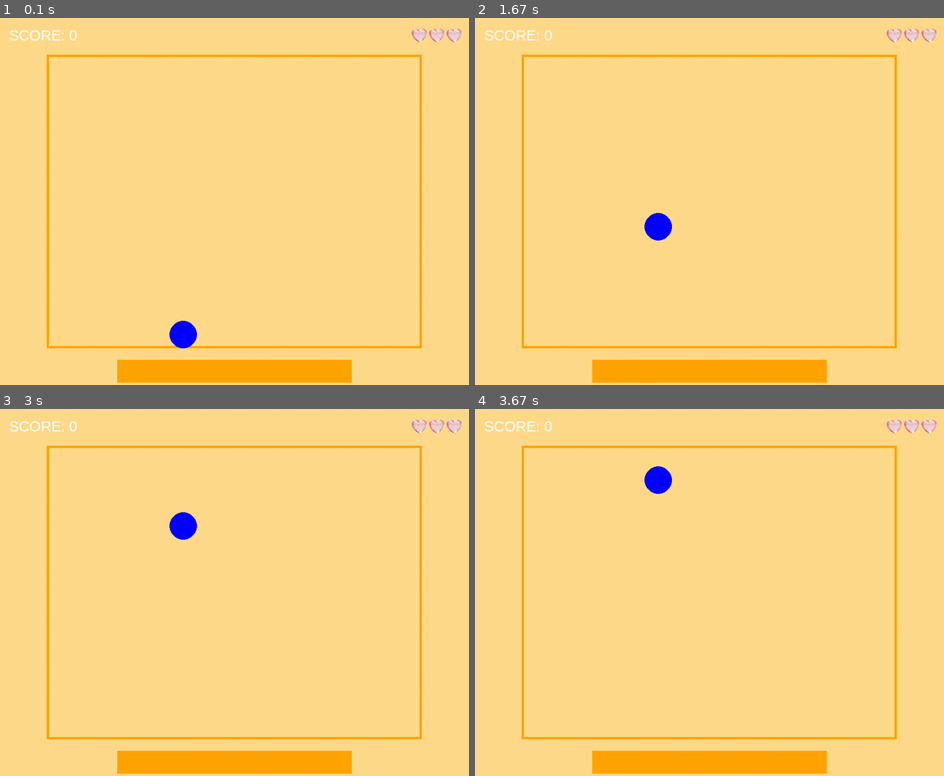
Above: before the commit, frames 1-4 (two rows, left to right).
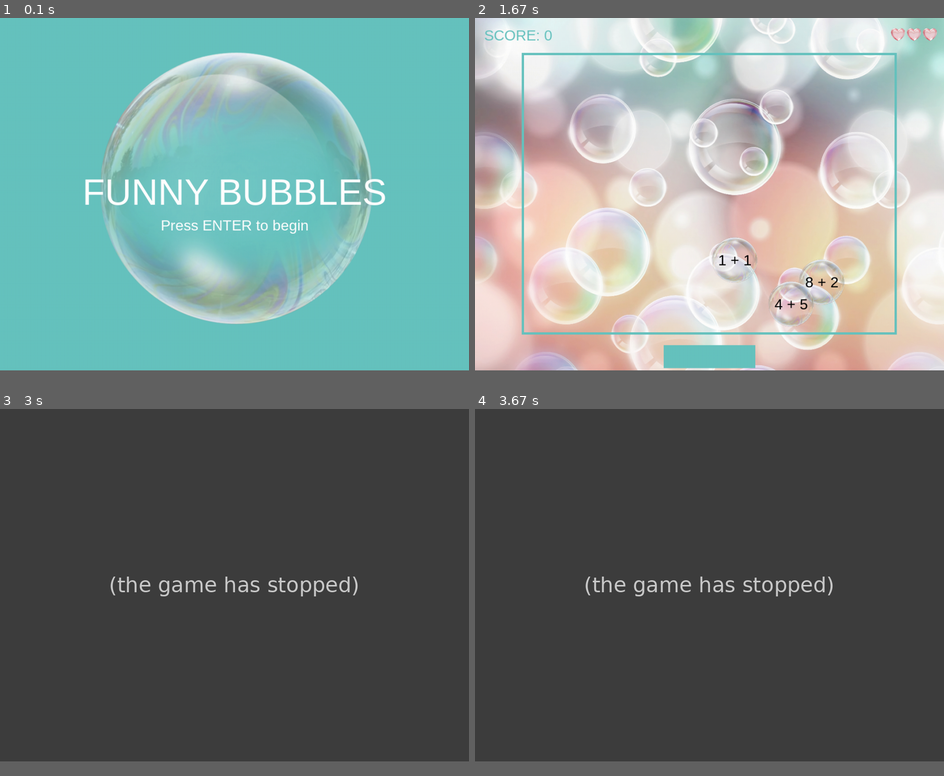
Above: after the commit, the same moments.

Repository: Mariia-fed/Funny-Bubbles
Game: pygame game, started from Pygame.py
Two runs of this game, one before a commit and one after it. Both use one fixed random seed, a clock stepped at 60 frames per second and the inputs below.
Inputs:
- Up to frame 1 (0.1 s): no input
- Up to frame 2 (1.67 s): tap Enter at 0.33 s; hold Backspace 0.67-1.13 s; tap Space at 1.17, 1.5 s
- Up to frame 3 (3 s): tap Enter at 1.83 s
- Up to frame 4 (3.67 s): no input
In our replay, the window is 900x703 before the commit and 900x675 after it. These sizes can differ from the game's own. Grey fills any space a smaller window leaves; there, only what the larger window draws over its background counts as a difference.

The runs differ from the first frame. In frame 1, 98% of the frame differs, in the area x 0-100%, y 0-100%; in frame 2, 98%; in frame 3, 98%; in frame 4, 98%.
Error after the commit: ValueError: invalid literal for int() with base 10: '' (Pygame.py line 102); the game stopped at 1.83 s (later frames are placeholders)

Commit message:
Bubbles pic

Diff:
--- a/Pygame.py
+++ b/Pygame.py
@@ -1,74 +1,47 @@
-import sys
-
+import random
 import pygame
 
 WIDTH = 1024
-HEIGHT = 800
+HEIGHT = 768
 
 STARTING_LIVES = 3
-FPS = 30
-
-LEVEL = 1
-
-PROBLEM_SPEED = 1
-PROBLEM_FREQUENCY = 1
-
-BG_COLOR = (255, 219, 139)
+STARTING_LEVEL = 1
+SCORE_NEW_LIFE = 5000
+
+BUBBLE_SPEED = 4  # На сколько пикселей за сек примеры двигаются
+BUBBLE_FREQUENCY = 10  # Сколько раз за 5 сек появляется пример
+BUBBLE_RADIUS = 50
+
+FPS = 24
+
+BG_COLOR = (142, 235, 232)
+BUBBLE_COLOR1 = (255, 192, 203)
 WHITE = (255, 255, 255)
-ORANGE = (255, 165, 0)
+ORANGE = (102, 195, 192)
 BLACK = (0, 0, 0)
 
-'''Изображение на фон, если нужен фон сплошного цвета - убрать
-window = pygame.display.set_mode((WIDTH, HEIGHT))
-background = pygame.image.load("puziriki.jpg")
-background = pygame.transform.scale(background, (WIDTH, HEIGHT))
-all_sprites = pygame.sprite.Group()'''
-
-HEART_SIZE = 35
+HEART_SIZE = 32
 STARTING_HEART_X = int(WIDTH - HEART_SIZE * 3.6)
 HEART_Y = 20
 
-
-PROMPT_WIDTH = WIDTH // 2
+PROMPT_WIDTH = 200
 PROMPT_HEIGHT = 50
+MAX_PROMPT_LENGTH = 10
+
+TARGET_RECT = pygame.Rect(int(WIDTH * 0.1), int(HEIGHT * 0.1), WIDTH * 0.8, HEIGHT * 0.8)
+print(TARGET_RECT)
 
 
 class Game:
     """Создаем игровое окошко"""
 
     def __init__(self):
-        self.problems = None
-        self.lives = None
-        self.score = None
-        self.prompt = None
-        self.font = None
         self.screen = None
         pygame.init()
         self.set_up_canvas()
         self.running = True
         self.clock = pygame.time.Clock()
-        self.tick = 0
         self.start_new_game()
-        self.bubble = Bubble(self.screen)
-
-    def update_my_screen(self, bubble):
-        for event in pygame.event.get():
-            if event.type == pygame.KEYDOWN:
-                if event.key == pygame.K_RIGHT:
-                    bubble.movie_right = True
-                if event.key == pygame.K_LEFT:
-                    bubble.movie_left = True
-
-            if event.type == pygame.KEYUP:
-                if event.key == pygame.K_RIGHT:
-                    bubble.movie_right = False
-                if event.key == pygame.K_LEFT:
-                    bubble.movie_left = False
-
-        bubble.moving()
-
-    def draw_my_screen(self):
-        self.bubble.draw_on_screen()
 
     def set_up_canvas(self):
         self.screen = pygame.display.set_mode((WIDTH, HEIGHT))
@@ -76,104 +49,149 @@
         icon = pygame.image.load('bubbles.jpg')
         pygame.display.set_icon(icon)
         self.font = pygame.font.SysFont('Arial bolt', 32)
+        self.big_font = pygame.font.SysFont('Arial bolt', 80)
         self.prompt = Prompt()
 
     def start_new_game(self):
         self.score = 0
         self.lives = STARTING_LIVES
         self.problems = []
+        self.tick = 0
+        self.solution = None
+        self.level = STARTING_LEVEL
+        self.next_life_score = SCORE_NEW_LIFE
+        self.start_screen = True
+        self.game_over_screen = False
+
+    def start_new_life(self):
+        self.problems = []
+        self.tick = 0
 
     def launch(self):
-        while self.running == True:
-            # Это изображение на фон
-            #window.blit(background, (0, 0))
-            #all_sprites.draw(window)
-            #pygame.display.update()
-            #
+        while self.running:
             self.handle_events()
+            if not self.start_screen and not self.game_over_screen:
+                self.change_game_state()
+            self.draw()
             self.clock.tick(FPS)
-            self.change_game_states()
-            self.draw()
             self.tick += 1
-            self.update_my_screen(self.bubble)
-            self.draw_my_screen()
-
-            pygame.display.update()
-        pygame.quit()
-
-
-    """Возращает список всех событий, которые произошли за последний фрейм
-    Когда закрываем окно игра останавливается"""
 
     def handle_events(self):
         for event in pygame.event.get():
             if event.type == pygame.QUIT:
                 self.running = False
-            if event == pygame.KEYDOWN:
+            if event.type == pygame.KEYDOWN:
                 self.handle_key_press(event.key)
 
     def handle_key_press(self, key):
-        if key == pygame.K_ESCAPE:
-            self.running = False
-        elif 48 <= key <= 57:
-            ...
-        elif key == pygame.K_BACKSPACE:
-            ...
-        elif key == pygame.K_RETURN:
-            ...
-
-    def change_game_states(self):
+        if self.start_screen:
+            if key == pygame.K_RETURN:
+                self.start_screen = False
+        elif self.game_over_screen:
+            if key == pygame.K_RETURN:
+                self.game_over_screen = False
+                self.start_new_game()
+        else:
+            if key == pygame.K_ESCAPE:
+                self.running = False
+            elif 48 <= key <= 57:
+                self.prompt.add_digit(key - 48)
+            elif key == pygame.K_BACKSPACE:
+                self.prompt.delete_digit()
+            elif key == pygame.K_RETURN:
+                self.solution = int(self.prompt.value)
+                self.prompt.value = ""
+
+    def change_game_state(self):
         self.check_spawn()
-        self.solve_problems()
-        self.move_problems()
+        if self.solution:
+            self.solve_problems()
+            self.solution = None
+        for problem in self.problems:
+            if problem.active:
+                problem.move()
         self.check_life_loss()
 
     def check_spawn(self):
-        pass
+        if self.tick % (120 // BUBBLE_FREQUENCY) == 0:
+            self.problems.append(Problem())
 
     def solve_problems(self):
-        pass
-
-    def move_problems(self):
-        pass
+        for problem in self.problems:
+            if problem.solution == self.solution:
+                problem.active = False
+                self.score += self.level * 100
+                self.check_for_new_life()
+
+    def check_for_new_life(self):
+        if self.score >= self.next_life_score and self.lives < 3:
+            self.lives += 1
+            self.next_life_score += SCORE_NEW_LIFE
 
     def check_life_loss(self):
-        pass
+        for problem in self.problems:
+            if problem.y < BUBBLE_RADIUS:
+                self.lives -= 1
+                self.start_new_life()
+        if self.lives == 0:
+            self.game_over_screen = True
 
     def draw(self):
-        self.screen.fill(BG_COLOR)
-        self.draw_problems()
-        self.print_score()
-        self.print_lives()
-        self.prompt.draw(self.screen, self.font)
+        self.screen.fill(ORANGE)
+        if self.start_screen:
+            self.draw_start_screen()
+        elif self.game_over_screen:
+            self.draw_game_over_screen()
+        else:
+            background = pygame.image.load("puziriki.jpg")
+            background = pygame.transform.scale(background, (WIDTH, HEIGHT))
+            self.screen.blit(background, (0, 0))
+            for problem in self.problems:
+                if problem.active:
+                    problem.draw(self.screen, self.font)
+            self.print_score()
+            self.print_lives()
+            self.prompt.draw(self.screen, self.font)
+            pygame.draw.rect(self.screen, ORANGE, TARGET_RECT, 5)
         pygame.display.flip()
 
-    def draw_problems(self):
-        pass
+    def draw_start_screen(self):
+        bubble_image = pygame.image.load('puzirik.png')
+        bubble_image = pygame.transform.smoothscale(bubble_image, (600, 600))
+        self.screen.blit(bubble_image, (215, 74))
+        start_text_1 = self.big_font.render(f'FUNNY BUBBLES', True, WHITE)
+        start_text_2 = self.font.render(f'Press ENTER to begin', True, WHITE)
+        start_text_rect_1 = start_text_1.get_rect()
+        start_text_rect_2 = start_text_2.get_rect()
+        start_text_rect_1.centerx = WIDTH // 2
+        start_text_rect_1.y = HEIGHT // 2 - 50
+        start_text_rect_2.centerx = WIDTH // 2
+        start_text_rect_2.y = HEIGHT // 2 + 50
+        self.screen.blit(start_text_1, start_text_rect_1)
+        self.screen.blit(start_text_2, start_text_rect_2)
+
+    def draw_game_over_screen(self):
+        game_over_text_1 = self.big_font.render(f'GAME OVER', True, WHITE)
+        game_over_text_2 = self.font.render(f'FINAL SCORE: {self.score}', True, WHITE)
+        game_over_rect_1 = game_over_text_1.get_rect()
+        game_over_rect_2 = game_over_text_2.get_rect()
+        game_over_rect_1.centerx = WIDTH // 2
+        game_over_rect_1.y = HEIGHT // 2 - 50
+        game_over_rect_2.centerx = WIDTH // 2
+        game_over_rect_2.y = HEIGHT // 2 + 50
+        self.screen.blit(game_over_text_1, game_over_rect_1)
+        self.screen.blit(game_over_text_2, game_over_rect_2)
 
     def print_score(self):
-        score_text = self.font.render(f'SCORE: {self.score}', True, WHITE)
+        score_text = self.font.render(f'SCORE: {self.score}', True, ORANGE)
         score_text_rect = score_text.get_rect()
         score_text_rect.x, score_text_rect.y = 20, 20
         self.screen.blit(score_text, score_text_rect)
 
-    def print_lives(self,  colorkey=None):
-        # heart_image = pygame.image.load('heart.png')
-        # heart_sprite = heart_image.convert_alpha()
-        # heart_sprite = pygame.transform.smoothscale(heart_sprite, (HEART_SIZE, HEART_SIZE))
-        # heart_x = STARTING_HEART_X
-        # for _ in range(self.lives):
-        #     self.screen.blit(heart_sprite, (heart_x, HEART_Y))
-        #     heart_x += int(HEART_SIZE * 1.1)
-        heart_image = pygame.image.load('HEART1.png')
-        if colorkey is not None:
-            heart_image = heart_image.convert()
-            if colorkey == -1:
-                colorkey = heart_image.get_at((0, 0))
-            heart_image.set_colorkey(colorkey)
-        else:
-            heart_image = heart_image.convert_alpha()
-        heart_sprite = pygame.transform.scale(heart_image, (HEART_SIZE, HEART_SIZE))
+    def print_lives(self):
+        heart_image = pygame.image.load('Pics.png')
+        heart_sprite = heart_image.convert_alpha()
+        heart_sprite = pygame.transform.smoothscale(heart_sprite, (HEART_SIZE, HEART_SIZE))
         heart_x = STARTING_HEART_X
         for _ in range(self.lives):
             self.screen.blit(heart_sprite, (heart_x, HEART_Y))
@@ -183,38 +201,32 @@
         pygame.quit()
 
 
-class Bubble:
-    def __init__(self, screen):
-        self.screen = screen
-        self.pos_x = 400
-        self.pos_y = 700
-        self.radius = 30
-        self.color = (0, 0, 255)
-        self.movie_left = False
-        self.movie_right = False
-
-        self.max_y = 800 - self.radius
-        self.max_x = 1200 - self.radius
-
-    def moving(self):
-        if self.pos_y >= 120:
-            self.pos_y -= 5
-        if self.movie_left == True:
-            self.pos_x -= 5
-            if self.pos_x < self.radius:
-                self.pos_x = self.radius
-        if self.movie_right == True:
-            self.pos_x += 5
-            if self.pos_x > self.max_x:
-                self.pos_x = self.max_x
-
-    def draw_on_screen(self):
-        pygame.draw.circle(self.screen, self.color, (self.pos_x, self.pos_y), self.radius)
-
-
 class Problem:
     def __init__(self):
-        pass
+        self.a = random.randint(1, 9)
+        self.b = random.randint(1, 9)
+        self.solution = self.a + self.b
+        # WIDTH = 1024
+        # HEIGHT = 768
+        self.x = random.randint(102 + BUBBLE_RADIUS, 921 - BUBBLE_RADIUS)
+        self.y = 690 - BUBBLE_RADIUS
+        self.active = True
+
+    def draw(self, screen, font):
+        bubble_image = pygame.image.load('puzirik.png')
+        bubble_image = pygame.transform.smoothscale(bubble_image, (100, 100))
+        screen.blit(bubble_image, (self.x - 50, self.y - 50))
+        problem_text = font.render(f'{self.a} + {self.b}', True, BLACK)
+        problem_text_rect = problem_text.get_rect()
+        problem_text_rect.centerx = self.x
+        problem_text_rect.centery = self.y
+        screen.blit(problem_text, problem_text_rect)
+
+    def move(self):
+        self.y -= BUBBLE_SPEED
+        ymax = 76 + BUBBLE_RADIUS
+        if self.y < ymax:
+            self.active = False
 
 
 class Prompt:
@@ -222,6 +234,7 @@
         self.value = ""
 
     def draw(self, screen, font):
+
         pygame.draw.rect(screen, ORANGE, (WIDTH // 2 - PROMPT_WIDTH // 2, HEIGHT - PROMPT_HEIGHT * 1.1,
                                           PROMPT_WIDTH, PROMPT_HEIGHT))
         prompt_text = font.render(self.value, True, BLACK)
@@ -229,8 +242,15 @@
         prompt_text_rect.centerx = WIDTH // 2
         prompt_text_rect.centery = HEIGHT - PROMPT_HEIGHT * 1.2 // 2
         screen.blit(prompt_text, prompt_text_rect)
-        pygame.draw.rect(screen, ORANGE, (int(WIDTH * 0.1), int(HEIGHT * 0.1),
-                                          WIDTH * 0.8, HEIGHT * 0.8), 5)
+
+    def add_digit(self, digit):
+        if (len(self.value) < MAX_PROMPT_LENGTH and
+                not (len(self.value) == 0 and digit == 0)):
+            self.value += str(digit)
+
+    def delete_digit(self):
+        if len(self.value) > 0:
+            self.value = self.value[:-1]
 
 
 def main():
--- /dev/null
+++ b/bubbbles.py
@@ -0,0 +1,99 @@
+import pygame
+
+WIDTH = 1024
+HEIGHT = 800
+
+STARTING_LIVES = 3
+FPS = 24
+
+LEVEL = 1
+
+PROBLEM_SPEED = 1
+PROBLEM_FREQUENCY = 1
+
+BG_COLOR = (255, 219, 139)
+WHITE = (255, 255, 255)
+ORANGE = (255, 165, 0)
+BLACK = (0, 0, 0)
+
+HEART_SIZE = 35
+STARTING_HEART_X = int(WIDTH - HEART_SIZE * 3.6)
+HEART_Y = 20
+
+
+PROMPT_WIDTH = WIDTH // 2
+PROMPT_HEIGHT = 50
+
+
+def update_my_screen(event, bubble):
+    if event.type == pygame.KEYDOWN:
+        if event.key == pygame.K_RIGHT:
+            bubble.movie_right = True
+        if event.key == pygame.K_LEFT:
+            bubble.movie_left = True
+
+    if event.type == pygame.KEYUP:
+        if event.key == pygame.K_RIGHT:
+            bubble.movie_right = False
+        if event.key == pygame.K_LEFT:
+            bubble.movie_left = False
+
+    bubble.moving()
+
+
+def draw_my_screen(bubble):
+    bubble.draw_on_screen()
+
+
+def run_game():
+    pygame.init()
+    screen = pygame.display.set_mode((1200, 800))
+    pygame.display.set_caption('Funny bubbles')
+    clock = pygame.time.Clock()
+    pygame.mouse.set_visible(1)
+    game_active = True
+    bubble = Bubble(screen)
+
+    while game_active:
+        screen.fill((255, 255, 255))
+
+        for event in pygame.event.get():
+            if event.type == pygame.QUIT:
+                game_active = False
+
+        update_my_screen(event, bubble)
+        draw_my_screen(bubble)
+
+        pygame.display.flip()
+        clock.tick(30)
+    pygame.quit()
+
+
+class Bubble:
+    def __init__(self, screen):
+        self.screen = screen
+        self.pos_x = 100
+        self.pos_y = 100
+        self.radius = 10
+        self.color = (0, 0, 255)
+        self.movie_left = False
+        self.movie_right = False
+
+        self.max_y = 800 - self.radius
+        self.max_x = 1200 - self.radius
+
+    def moving(self):
+        if self.movie_left == True:
+            self.pos_x -= 5
+            if self.pos_x < self.radius:
+                self.pos_x = self.radius
+        if self.movie_right == True:
+            self.pos_x += 5
+            if self.pos_x > self.max_x:
+                self.pos_x = self.max_x
+
+    def draw_on_screen(self):
+        pygame.draw.circle(self.screen, self.color, (self.pos_x, self.pos_y), self.radius)
+
+
+run_game()
Binary file added: Pics.png
Binary file added: puzirik.png
Binary file changed: puziriki.jpg
